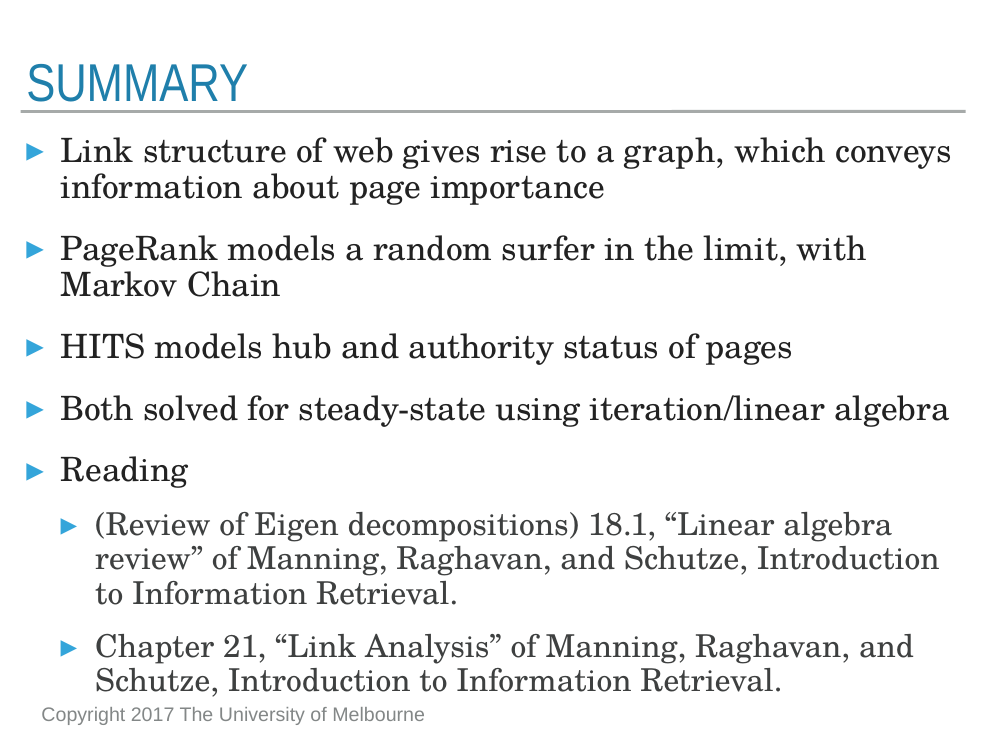
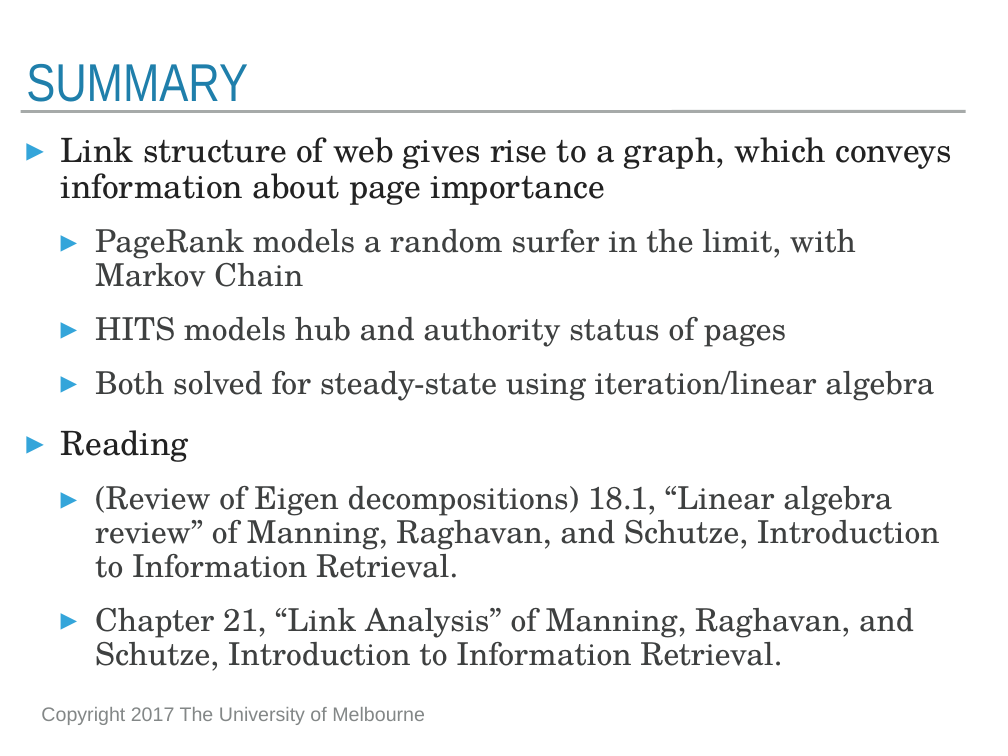
Before and after one commit to trevorcohn/comp90042, a slide deck: slide 25 of slides/WSTA_L18_web_graph.pptx. Drawn at 1008x756 pixels with LibreOffice and Linux fonts; fonts in the diff are those of the drawing. Boxes give left, top, right and bottom in pixels: in the first picture for what was removed or moved away, otherwise in the second. Text is boxed around its words. In the diff, an @@ line names an element or a change of style, - is before the commit and + after.

```diff
--- a/slides/WSTA_L18_web_graph.pptx
+++ b/slides/WSTA_L18_web_graph.pptx
@@ text at box(95, 229, 934, 401): size 23.9 to 22.5 pt, text colour #222222 to #3E4040 in "PageRank models a random surfer in the ...", "HITS models hub and authority status of ...", "Both solved for steady-state using iteration/linear algebra"; list level 1 to 2 in "PageRank models a random surfer ..."; list level 1 to 2 in "HITS models hub and authority ..."; list level 1 to 2 in "Both solved for steady-state using ..." @@
```
Also in this commit, not shown: 1 other slide changed, 2 other files.
